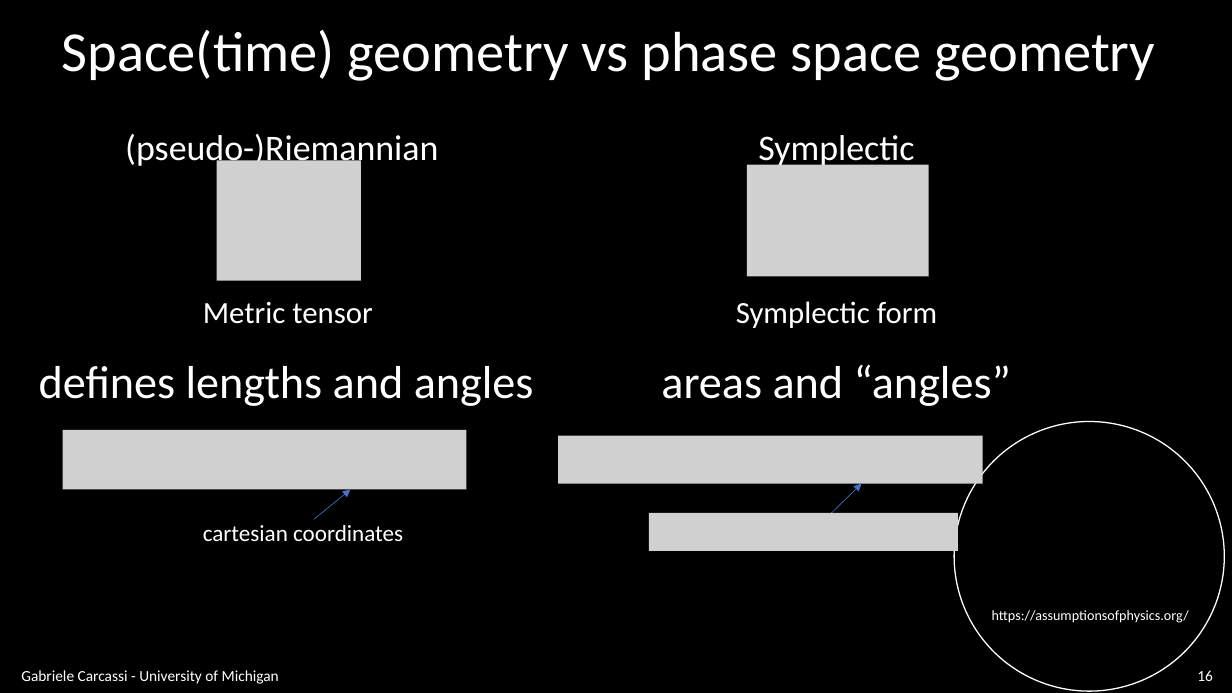
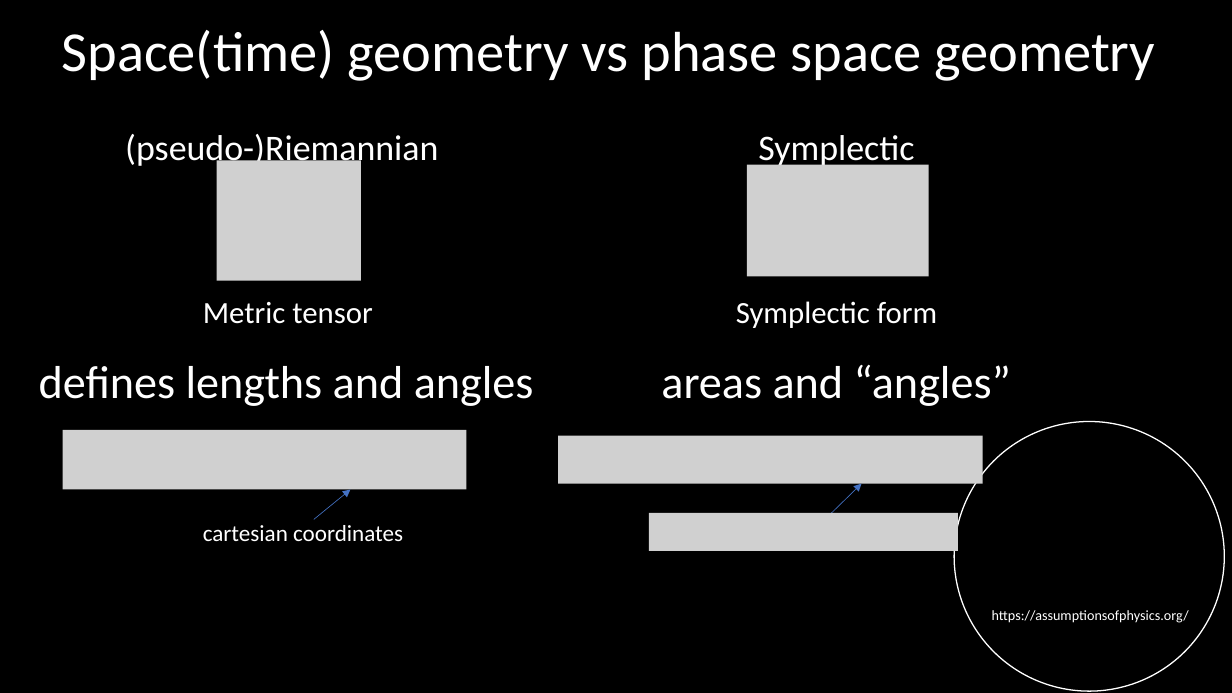
Before and after one commit to assumptionsofphysics/slides, a slide deck: slide 16 of BookCompanions-v2/RP-Class-4.pptx. Drawn at 1232x693 pixels with LibreOffice and Linux fonts; fonts in the diff are those of the drawing; grey boxes stand for pictures; background and template pictures are left out. Boxes give left, top, right and bottom in pixels: in the first picture for what was removed or moved away, otherwise in the second. Text is boxed around its words. In the diff, an @@ line names an element or a change of style, - is before the commit and + after.

Commit message:
Updating slides

```diff
--- a/BookCompanions-v2/RP-Class-4.pptx
+++ b/BookCompanions-v2/RP-Class-4.pptx
@@ text removed at bbox=[21, 670, 279, 684] @@
-Gabriele Carcassi - University of Michigan
@@ page number removed at bbox=[1197, 670, 1213, 681] @@
-16
```
Also in this commit, not shown: 59 other slides changed, 6 slides added, 6 slides removed, 8 other files.
